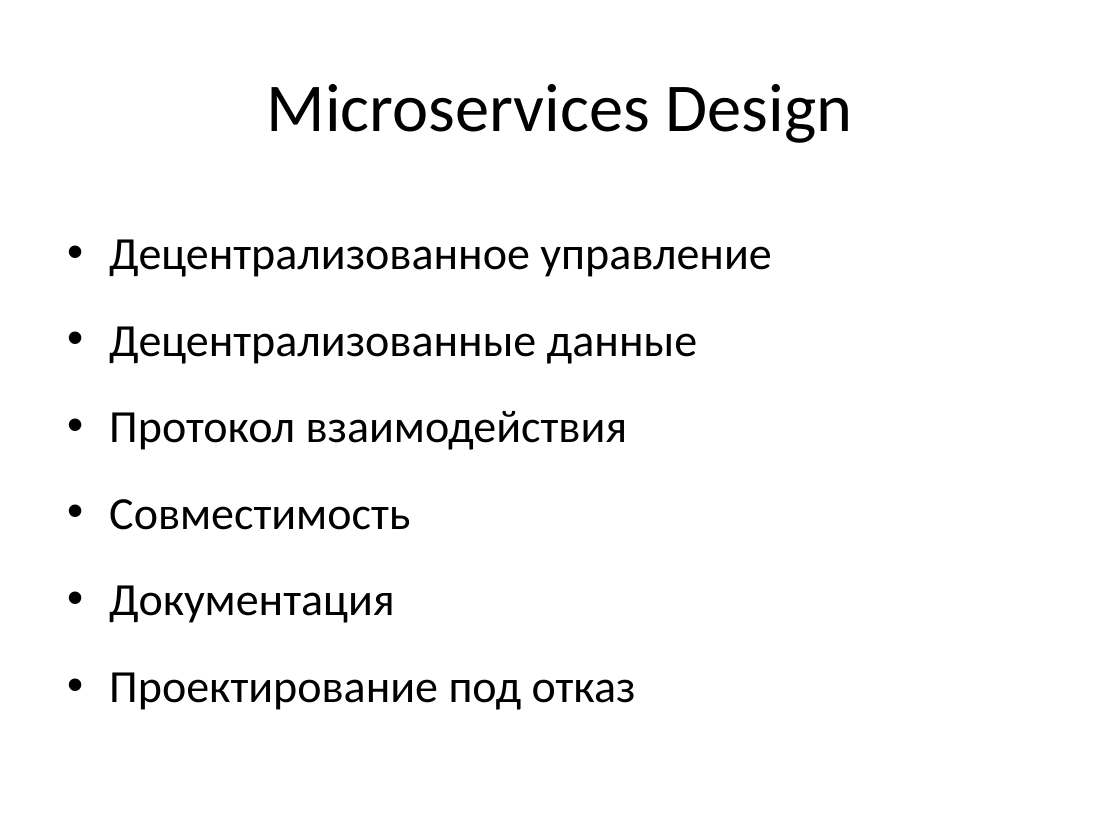
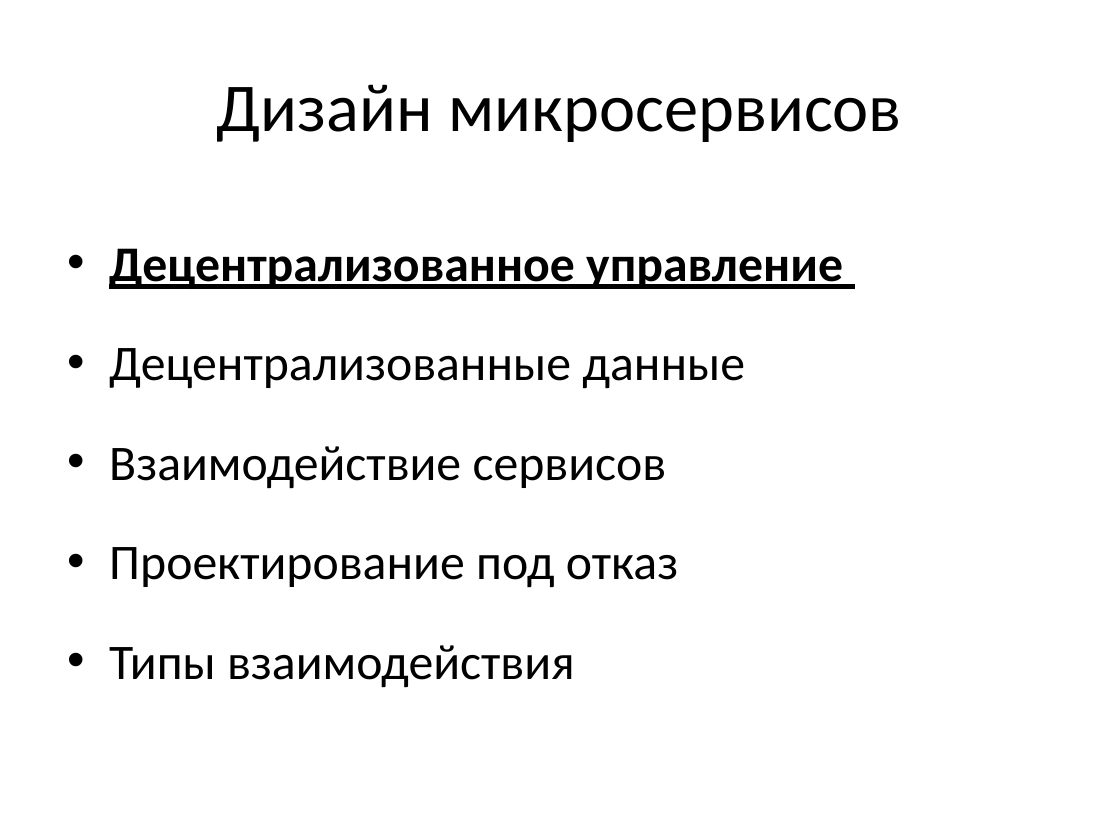
Before and after one commit to vitali-kviatkouski/personal, a slide deck: slide 11 of Microservices.pptx. Drawn at 1120x840 pixels with LibreOffice and Linux fonts; fonts in the diff are those of the drawing. Boxes give left, top, right and bottom in pixels: in the first picture for what was removed or moved away, otherwise in the second. Text is boxed around its words. In the diff, an @@ line names an element or a change of style, - is before the commit and + after.

```diff
--- a/Microservices.pptx
+++ b/Microservices.pptx
@@ title at bbox=[217, 84, 902, 142]: text changed @@
-Microservices Design
+Дизайн микросервисов
@@ text at bbox=[109, 248, 843, 588]: size 29.6 to 32 pt in "Децентрализованное управление", "Децентрализованные данные", "Проектирование под отказ"; bold on, underline on in "Децентрализованное управление"; line spacing 1.4 to 1.5 @@
@@ text at bbox=[109, 446, 667, 489]: text changed; size 29.6 to 32 pt @@
-• Протокол взаимодействия
-• Совместимость
-• Документация
+• Взаимодействие сервисов
@@ text at bbox=[109, 645, 575, 688]: paragraph added @@
+• Типы взаимодействия
```
Also in this commit, not shown: 8 other slides changed, 5 slides added, 1 slide removed.
